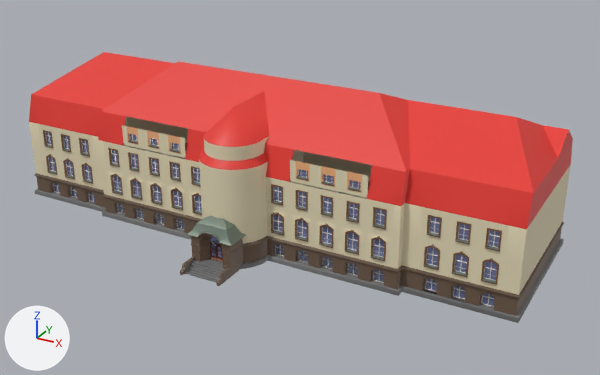
The Blender file Orientierung/Assets/Blenderdateien/A1 - Gutenbergbau/Gutenbergbau.blend, before and after one commit.
One viewpoint serves both versions: a 50 mm camera at (51.6, -77.7, 49.4) aimed at (4.7, 7.6, 6.8). The lights are fixed; the arrows at lower left show +X, +Y and +Z.

The scene before the commit, as lines of its bpy script (objects in view):
```python
ob_eingang = bpy.data.objects.new('Eingang', me_cube_005)
ob_eingang.parent = ob_hauptgebäude
ob_eingang.location = (0.0, 0.152, 0.0)
ob_eingang.rotation_euler = (0.0, 0.0, 3.142)  # degrees (0, 0, 180)
ob_fenster__2_stock = bpy.data.objects.new('Fenster, 2.Stock', me_fenster__2__stock)
ob_fenster__2_stock.location = (0.0, 0.0, 0.0)
ob_fenster__2_stock.rotation_euler = (0.0, 0.0, 3.142)  # degrees (0, 0, 180)
ob_fenster__2_stock__außen = bpy.data.objects.new('Fenster, 2.Stock, außen', me_fenster__2__stock)
ob_fenster__2_stock__außen.location = (19.27, 1.0, 0.0)
ob_fenster__2_stock__außen.rotation_euler = (0.0, 0.0, 3.142)  # degrees (0, 0, 180)
ob_hauptgebäude = bpy.data.objects.new('Hauptgebäude', me_cube)
ob_hauptgebäude.location = (0.0, 0.0, 0.0)
ob_hauptgebäude.rotation_euler = (0.0, 0.0, 3.142)  # degrees (0, 0, 180)
# me_cube
# before: 111 (-17.4, -1.1, 14.7) at pixel (371, 165), 114 (-7.5, -1.1, 14.7) at pixel (293, 149), 123 (-7.5, 0.0, 11.0) at pixel (289, 181), 128 (-17.4, 0.0, 11.0) at pixel (366, 198)
# me_fenster__2__stock
# before: 0 (-6.6, 0.0, 10.22), 1 (-5.02, 0.0, 10.22), 228 (-6.6, 0.06, 10.21), 229 (-6.6, 0.06, 10.22), 230 (-5.02, 0.06, 10.22)
# before: 231 (-5.02, 0.06, 10.21)
# also in view: 'Fenster, 3.Stock' at (0.0, 0.3, 12.4); 'KurveOberkante' at (0.0, 8.6, 3.0); 'Fenster, 1.Stock' at (0.0, 0.1, 5.0); 'Fenster, 1.Stock, außen' at (0.0, 1.1, 5.0); 'Fenster, keller, außen' at (0.0, 1.3, 1.8)
```
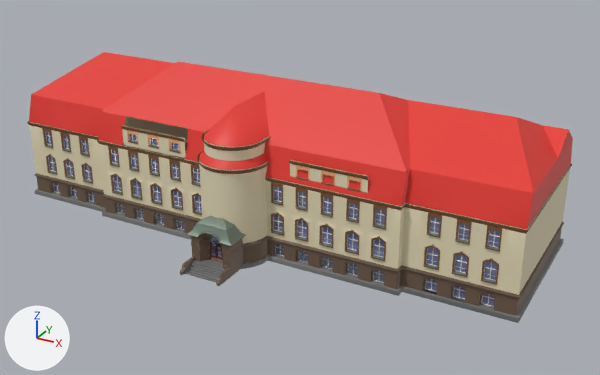
Commit message: Dachkante vor der Umwandlung von Kurve zu Mesh

Changed parts and their boxes (x1, y1, x2, y2) in the pictures (600 x 375 px; the box of a moved part takes in the faces that stretch with it):
'Dachkante', added (brown): after (27, 121, 572, 234)
part 1 of me_cube, added (red): after (289, 150, 372, 199)
part 2 of me_fenster__2__stock, moved or reshaped: (39, 124, 509, 243) in both

The change, as a diff of the scene's bpy script:
```diff
--- a/Orientierung/Assets/Blenderdateien/A1 - Gutenbergbau/Gutenbergbau.blend.py
+++ b/Orientierung/Assets/Blenderdateien/A1 - Gutenbergbau/Gutenbergbau.blend.py
@@ me_cube @@
 me_cube.from_pydata(...)  # 357 vertices, 324 faces, 2 loose edges; spans x -35.0..35.0, y -21.5..4.3, z 0.0..20.4
 # used by ob_hauptgebäude; location = (0.0, 0.0, 0.0); rotation_euler = (0.0, 0.0, 3.142), in degrees (0, 0, 180)
 # verts and faces of me_cube; kept vertices keep their numbers, new ones are numbered from 357
+# me_cube part 1
+faces += [(111, 114, 123, 128)]  # mat_dachrot (red #e73a31)
 me_cube.materials.append(mat_unassigned)
@@ me_fenster__2__stock @@
 me_fenster__2__stock.from_pydata(...)  # 260 vertices, 195 faces; spans x -7.46..-4.15, y -0.3..0.22, z 7.0..11.0
 # used by ob_fenster__2_stock; location = (0.0, 0.0, 0.0); rotation_euler = (0.0, 0.0, 3.142), in degrees (0, 0, 180)
+# me_fenster__2__stock part 2
+for i in [0, 1, *range(228, 232)]: me_fenster__2__stock.vertices[i].co += Vector((0.0, 0.0, 0.28))
 me_fenster__2__stock.materials.append(mat_fensterglas)
@@ cu_profil_001 @@
+cu_profil_001 = bpy.data.curves.new('Profil.001', 'CURVE')
+cu_profil_001.dimensions = '3D'
+_sp = cu_profil_001.splines.new('POLY'); _sp.points.add(22)
+_sp.points.foreach_set('co', [0.0, -0.5, 0.0, 0.01, 0.00884, -0.439, 0.0, 0.00833, 0.0285, -0.406, 0.0, 0.00667, 0.0603, -0.396, 0.0, 0.005, 0.0603, -0.318, 0.0, 0.00333, 0.0956, -0.318, 0.0, 0.00167, 0.104, -0.222, 0.0, 0.000833, 0.117, -0.2, 0.0, 0.000417, 0.141, -0.192, 0.0, 0.0, 0.207, -0.187, 0.0, 0.0, 0.207, 0.0, 0.0, 0.0, 0.207, 0.0, 0.0, 0.0, 0.207, 0.0, 0.0, 0.0, 0.207, 0.0, 0.0, 0.0, 0.207, 0.0, 0.0, 0.0, 0.207, 0.0, 0.0, 0.0, 0.207, 0.0, 0.0, 0.0, 0.207, 0.0, 0.0, 0.0, 0.207, 0.0, 0.0, 0.0, 0.207, 0.0, 0.0, 0.0, 0.207, 0.0, 0.0, 0.0, 0.207, 0.0, 0.0, 0.0, 0.207, 0.0, 0.0, 0.0])
+_sp.order_v = 0
+_sp.resolution_u = 1
+_sp.resolution_v = 0
+_sp.use_endpoint_u = True
+cu_profil_001.use_path_clamp = True
+cu_profil_001.resolution_u = 1
+cu_profil_001.fill_mode = 'FULL'
@@ cu_unterkante_002 @@
+cu_unterkante_002 = bpy.data.curves.new('Unterkante.002', 'CURVE')
+cu_unterkante_002.dimensions = '3D'
+_sp = cu_unterkante_002.splines.new('POLY'); _sp.points.add(7)
+_sp.points.foreach_set('co', [-21.5, 0.0, 0.0, 0.0, -21.5, -0.997, 0.0, 0.0, -35.0, -0.997, 0.0, 0.0, -35.0, -21.5, 0.0, 0.0, 35.0, -21.5, 0.0, 0.0, 35.0, -0.975, 0.0, 0.0, 21.5, -0.975, 0.0, 0.0, 21.5, 0.0, 0.0, 0.0])
+_sp.order_v = 0
+_sp.resolution_u = 1
+_sp.resolution_v = 0
+_sp.use_cyclic_u = True
+_sp.use_smooth = False
+_sp = cu_unterkante_002.splines.new('POLY'); _sp.points.add(18)
+_sp.points.foreach_set('co', [4.277, -1.649, 1.783, 0.0, 4.277, 0.024, 1.783, 0.0, 4.194, 0.858, 1.783, 0.0, 3.951, 1.661, 1.783, 0.0, 3.556, 2.4, 1.783, 0.0, 3.024, 3.048, 1.783, 0.0, 2.376, 3.58, 1.783, 0.0, 1.637, 3.975, 1.783, 0.0, 0.834, 4.218, 1.783, 0.0, 0.0, 4.301, 1.783, 0.0, -0.834, 4.218, 1.783, 0.0, -1.637, 3.975, 1.783, 0.0, -2.376, 3.58, 1.783, 0.0, -3.024, 3.048, 1.783, 0.0, -3.556, 2.4, 1.783, 0.0, -3.951, 1.661, 1.783, 0.0, -4.194, 0.858, 1.783, 0.0, -4.277, 0.024, 1.783, 0.0, -4.277, -1.649, 1.783, 0.0])
+_sp.order_v = 0
+_sp.resolution_v = 0
+_sp.use_endpoint_u = True
+_sp.use_smooth = False
+_sp = cu_unterkante_002.splines.new('POLY'); _sp.points.add(18)
+_sp.points.foreach_set('co', [3.63, -2.462, 4.37, 0.0, 3.63, -0.02, 4.37, 0.0, 3.56, 0.688, 4.37, 0.0, 3.354, 1.369, 4.37, 0.0, 3.018, 1.997, 4.37, 0.0, 2.567, 2.547, 4.37, 0.0, 2.017, 2.998, 4.37, 0.0, 1.389, 3.334, 4.37, 0.0, 0.708, 3.54, 4.37, 0.0, 0.0, 3.61, 4.37, 0.0, -0.708, 3.54, 4.37, 0.0, -1.389, 3.334, 4.37, 0.0, -2.017, 2.998, 4.37, 0.0, -2.567, 2.547, 4.37, 0.0, -3.018, 1.997, 4.37, 0.0, -3.354, 1.369, 4.37, 0.0, -3.56, 0.688, 4.37, 0.0, -3.63, -0.02, 4.37, 0.0, -3.63, -2.462, 4.37, 0.0])
+_sp.order_v = 0
+_sp.resolution_v = 0
+_sp.use_endpoint_u = True
+_sp.use_smooth = False
+_sp = cu_unterkante_002.splines.new('POLY'); _sp.points.add(1)
+_sp.points.foreach_set('co', [-7.462, -0.195, 2.713, 0.0, -17.38, -0.195, 2.713, 0.0])
+_sp.order_u = 2
+_sp.order_v = 0
+_sp.resolution_u = 1
+_sp.resolution_v = 0
+_sp.use_endpoint_u = True
+_sp.use_smooth = False
+_sp = cu_unterkante_002.splines.new('POLY'); _sp.points.add(1)
+_sp.points.foreach_set('co', [17.38, -0.195, 2.713, 0.0, 7.462, -0.195, 2.713, 0.0])
+_sp.order_u = 2
+_sp.order_v = 0
+_sp.resolution_u = 1
+_sp.resolution_v = 0
+_sp.use_endpoint_u = True
+_sp.use_smooth = False
+cu_unterkante_002.materials.append(mat_fensterumrandung)  # brown #7c5434
+cu_unterkante_002.use_path_clamp = True
+cu_unterkante_002.bevel_mode = 'OBJECT'
+cu_unterkante_002.resolution_u = 1
+cu_unterkante_002.fill_mode = 'FULL'
+cu_unterkante_002.bevel_object = ob_profildach
@@ ob_profildach @@
+ob_profildach = bpy.data.objects.new('ProfilDach', cu_profil_001)
+ob_profildach.parent = ob_dachkante
+ob_profildach.location = (0.0, -12.0, 0.0)
+ob_profildach.rotation_euler = (1.571, 0.0, -1.571)  # degrees (90, 0, -90)
@@ ob_dachkante @@
+ob_dachkante = bpy.data.objects.new('Dachkante', cu_unterkante_002)
+ob_dachkante.location = (0.0, 0.0, 11.0)
+ob_dachkante.rotation_euler = (0.0, 0.0, 3.142)  # degrees (0, 0, 180)
```
